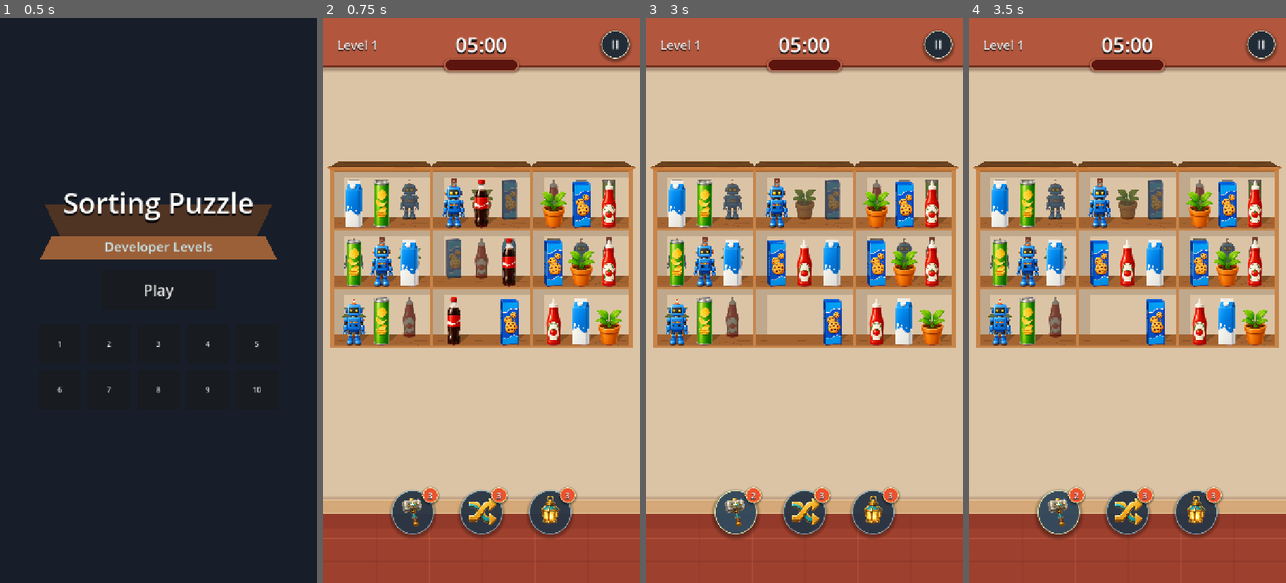
Above: before the commit, frames 1-4 (left to right).
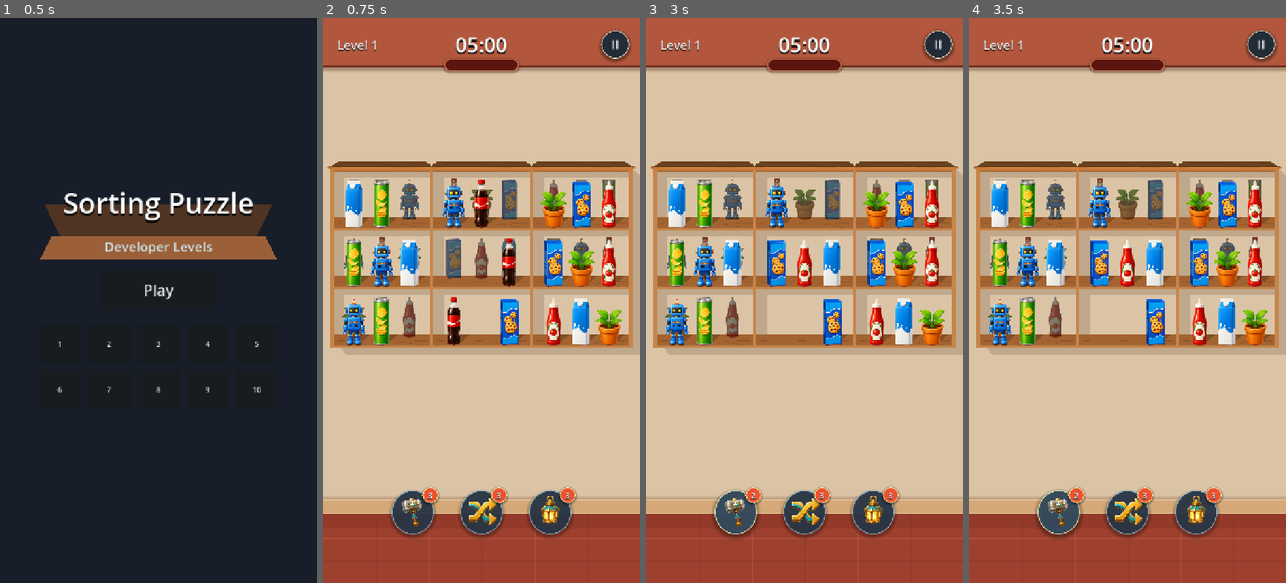
Above: after the commit, the same moments.

Repository: vladeque/sorting-puzzle
Game: Godot game, scene res://scenes/main_menu.tscn
The game is run twice, just before and just after one commit, with the same random seed, the same clock (stepped at 60 frames per second) and the same inputs.
Inputs:
- Up to frame 1 (0.5 s): no input
- Up to frame 2 (0.75 s): click "Play" at 0.5 s
- Up to frame 3 (3 s): click "II" at 1.25 s; click "Continue" at 2 s; click "3" at 2.75 s
- Up to frame 4 (3.5 s): no input

Frame 1 is identical in both runs. In frame 2, 1.9% of the frame differs, in the area x 5-100%, y 27-60%; in frame 3, 1.9%; in frame 4, 1.9%.

Commit message:
Fix shelf edge shadow draw order

Diff:
--- a/scenes/shelf.tscn
+++ b/scenes/shelf.tscn
@@ -8,13 +8,11 @@
 
 [node name="Shadow" type="Polygon2D" parent="." unique_id=1166351438]
 visible = false
-z_index = -2
 color = Color(0.74916583, 0.65930223, 0.5507783, 1)
 polygon = PackedVector2Array(-90.24036, 44.01355, 126.45907, 44.272057, 137.25061, 58.82427, -78.578064, 59.016922)
 
 [node name="RightColumnShadow" type="Polygon2D" parent="." unique_id=356530628]
 visible = false
-z_index = -2
 color = Color(0.7490196, 0.65882355, 0.54901963, 1)
 polygon = PackedVector2Array(111.81738, -87.18291, 128.0911, -71.91666, 128.16081, 54.794724, 112, 46)
 
--- a/scripts/level.gd
+++ b/scripts/level.gd
@@ -1043,11 +1043,6 @@
 
 
 func _set_shelf_top_ceiling_cap_visible(shelf: Node2D, should_show: bool) -> void:
-	var shelf_cell := shelf as Shelf
-	if shelf_cell != null:
-		shelf_cell.set_top_ceiling_cap_visible(should_show)
-		return
-
 	var cap := shelf.get_node_or_null(SHELF_TOP_CEILING_CAP_NAME) as CanvasItem
 	if cap == null:
 		return
@@ -1057,11 +1052,6 @@
 
 
 func _set_shelf_bottom_shadow_visible(shelf: Node2D, should_show: bool) -> void:
-	var shelf_cell := shelf as Shelf
-	if shelf_cell != null:
-		shelf_cell.set_bottom_shadow_visible(should_show)
-		return
-
 	var shadow := shelf.get_node_or_null(SHELF_BOTTOM_SHADOW_NAME) as CanvasItem
 	if shadow == null:
 		return
@@ -1071,11 +1061,6 @@
 
 
 func _set_shelf_right_column_shadow_visible(shelf: Node2D, should_show: bool) -> void:
-	var shelf_cell := shelf as Shelf
-	if shelf_cell != null:
-		shelf_cell.set_right_column_shadow_visible(should_show)
-		return
-
 	var shadow := shelf.get_node_or_null(SHELF_RIGHT_COLUMN_SHADOW_NAME) as CanvasItem
 	if shadow == null:
 		return
--- a/scripts/shelf.gd
+++ b/scripts/shelf.gd
@@ -14,9 +14,6 @@
 const LEFT_PLACEMENT_NODE := "PlacementVisuals/Left"
 const MIDDLE_PLACEMENT_NODE := "PlacementVisuals/Middle"
 const RIGHT_PLACEMENT_NODE := "PlacementVisuals/Right"
-const TOP_CEILING_CAP_NODE := "TopCeilingCap"
-const BOTTOM_SHADOW_NODE := "Shadow"
-const RIGHT_COLUMN_SHADOW_NODE := "RightColumnShadow"
 const FLOOR_ONLY_HIDDEN_NODES := [
 	"BackWall",
 	"BackWallTopShade",
@@ -33,9 +30,6 @@
 
 var _visual_variant := VISUAL_VARIANT_FULL
 var _row_placement := ROW_PLACEMENT_MIDDLE
-var _should_show_top_ceiling_cap := false
-var _should_show_bottom_shadow := false
-var _should_show_right_column_shadow := false
 
 
 func _ready() -> void:
@@ -54,7 +48,6 @@
 	set_meta(VISUAL_VARIANT_META, _visual_variant)
 	_apply_visual_variant()
 	_apply_row_placement()
-	_apply_edge_visibility()
 
 
 func get_visual_variant() -> String:
@@ -75,21 +68,6 @@
 
 func get_row_placement() -> String:
 	return _row_placement
-
-
-func set_top_ceiling_cap_visible(should_show: bool) -> void:
-	_should_show_top_ceiling_cap = should_show
-	_apply_edge_visibility()
-
-
-func set_bottom_shadow_visible(should_show: bool) -> void:
-	_should_show_bottom_shadow = should_show
-	_apply_edge_visibility()
-
-
-func set_right_column_shadow_visible(should_show: bool) -> void:
-	_should_show_right_column_shadow = should_show
-	_apply_edge_visibility()
 
 
 func add_back_layer(layer_index: int, front_slots: Array[Node2D]) -> Array[Node2D]:
@@ -168,13 +146,6 @@
 	_set_node_visible(RIGHT_PLACEMENT_NODE, _row_placement == ROW_PLACEMENT_RIGHT)
 
 
-func _apply_edge_visibility() -> void:
-	var uses_full_visuals := _visual_variant == VISUAL_VARIANT_FULL
-	_set_node_visible(TOP_CEILING_CAP_NODE, _should_show_top_ceiling_cap and uses_full_visuals)
-	_set_node_visible(BOTTOM_SHADOW_NODE, _should_show_bottom_shadow and uses_full_visuals)
-	_set_node_visible(RIGHT_COLUMN_SHADOW_NODE, _should_show_right_column_shadow and uses_full_visuals)
-
-
 func _set_node_visible(node_name: String, should_show: bool) -> void:
 	var node := get_node_or_null(node_name) as CanvasItem
 	if node != null:
Not shown, changed: docs/SCRIPTS.md
